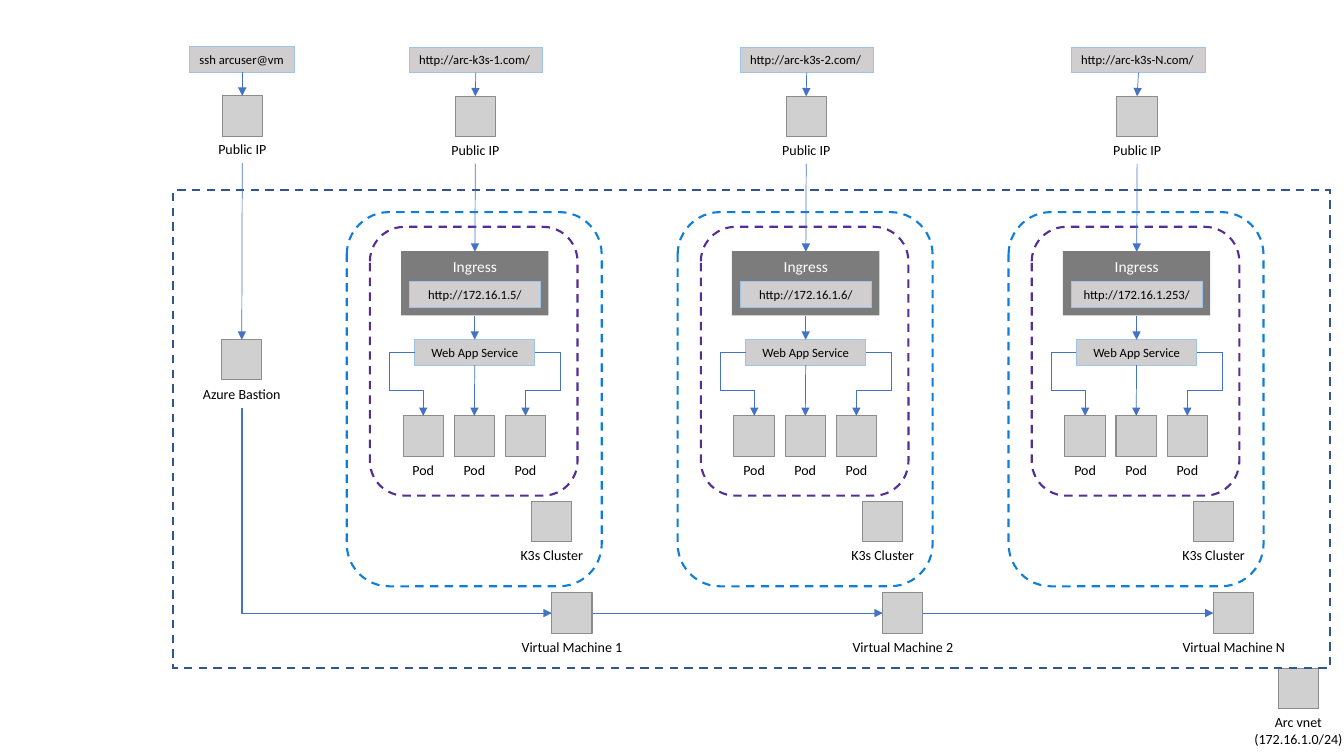
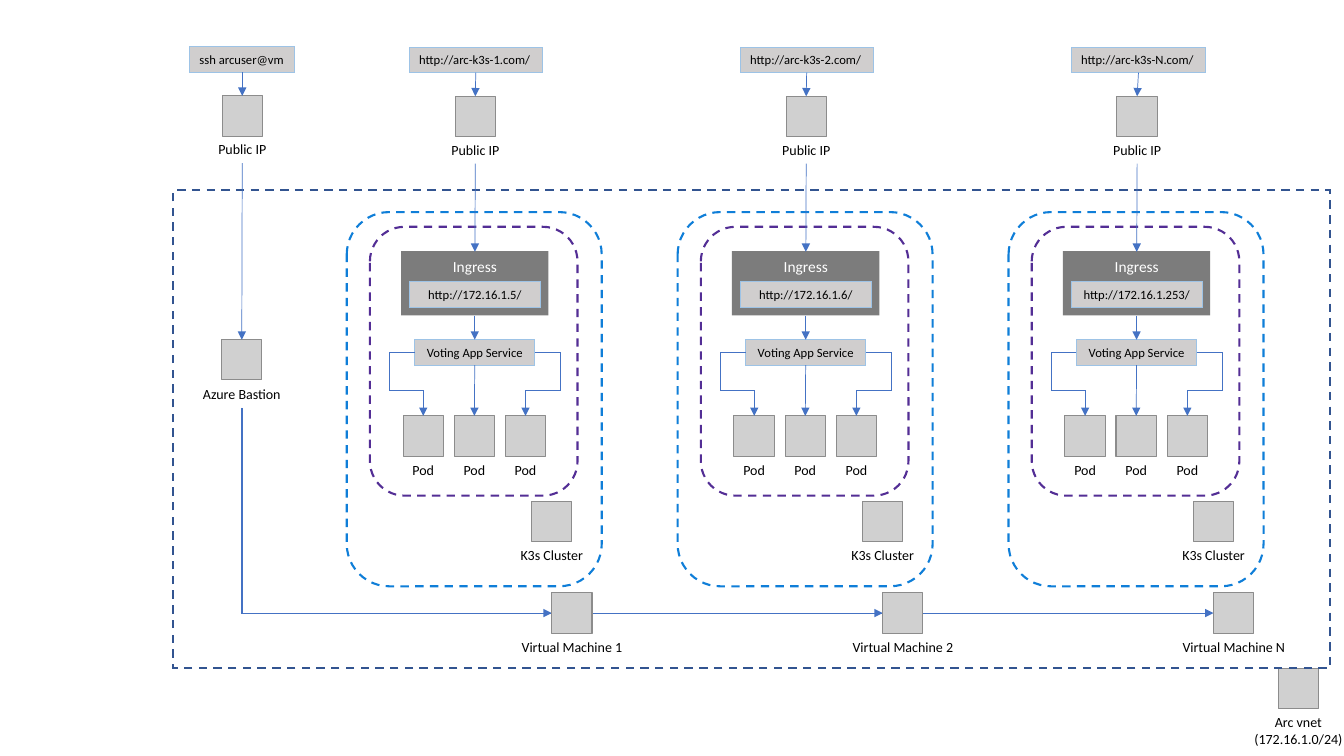
Before and after one commit to marvin-garcia/aks-playground, a slide deck: slide 3 of docs/images.pptx. Drawn at 1344x756 pixels with LibreOffice and Linux fonts; fonts in the diff are those of the drawing; grey boxes stand for pictures. Boxes give left, top, right and bottom in pixels: in the first picture for what was removed or moved away, otherwise in the second. Text is boxed around its words. In the diff, an @@ line names an element or a change of style, - is before the commit and + after.

```diff
--- a/docs/images.pptx
+++ b/docs/images.pptx
@@ text in rectangle at <box>427,348,523,359</box>: text changed @@
-Web App Service
+Voting App Service
@@ text in rectangle at <box>758,348,854,359</box>: text changed @@
-Web App Service
+Voting App Service
@@ text in rectangle at <box>1089,348,1185,359</box>: text changed @@
-Web App Service
+Voting App Service
```
Also in this commit, not shown: 1 slide removed, 1 other file.
